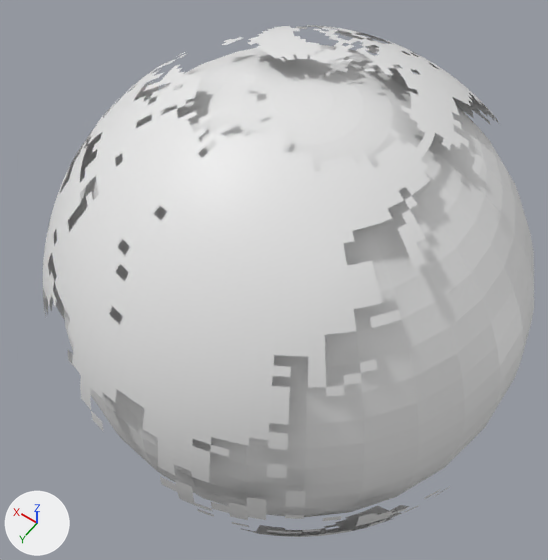
Renders of the glTF model public/RTFA/Models/earth_land2.glb from each side of a commit.
Camera for both pictures: a 50 mm camera at (-2.94, 4.56, 6.94) aimed at (0.15, 0.23, 0.14). Every picture has the same lights, and +X, +Y and +Z are marked at lower left. Mesh edges are drawn as thin lines on the coarser meshes. Where no turn or scale is listed for an object, it has been applied to the vertices.
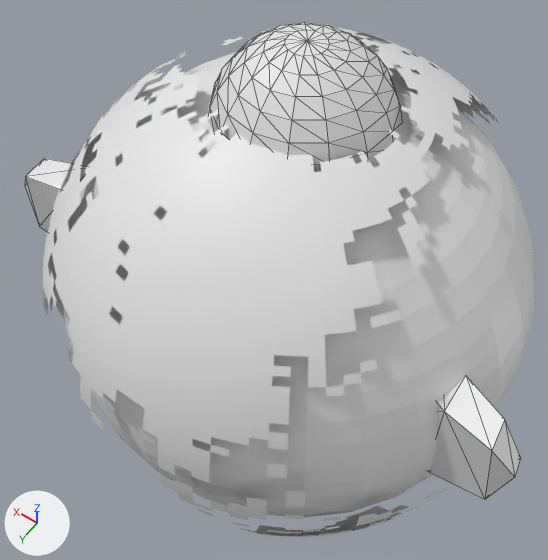
Commit message: added mesh for the about us page

Boxes [x1, y1, x2, y2] around the edits, measured in the pictures (548 x 560 px):
'Sphere.005', added: after [208, 22, 402, 172]
'Suzanne', added: after [25, 158, 521, 500]

Patch to the scene script:
```diff
--- a/public/RTFA/Models/earth_land2.glb.py
+++ b/public/RTFA/Models/earth_land2.glb.py
@@ me_suzanne @@
+me_suzanne.from_pydata(...)  # 505 vertices, 968 faces; spans x -3.06..3.06, y -1.91..1.91, z -2.2..2.2
@@ me_sphere_008 @@
+me_sphere_008.from_pydata(...)  # 1454 vertices, 2896 faces; spans x -1.91..1.88, y -2.17..2.18, z -1.69..3.22
@@ ob_suzanne @@
+ob_suzanne = bpy.data.objects.new('Suzanne', me_suzanne)
+ob_suzanne.location = (0.0, 0.0, 0.0)
@@ ob_sphere_005 @@
+ob_sphere_005 = bpy.data.objects.new('Sphere.005', me_sphere_008)
+ob_sphere_005.location = (0.0, 0.0, 0.0)
```
